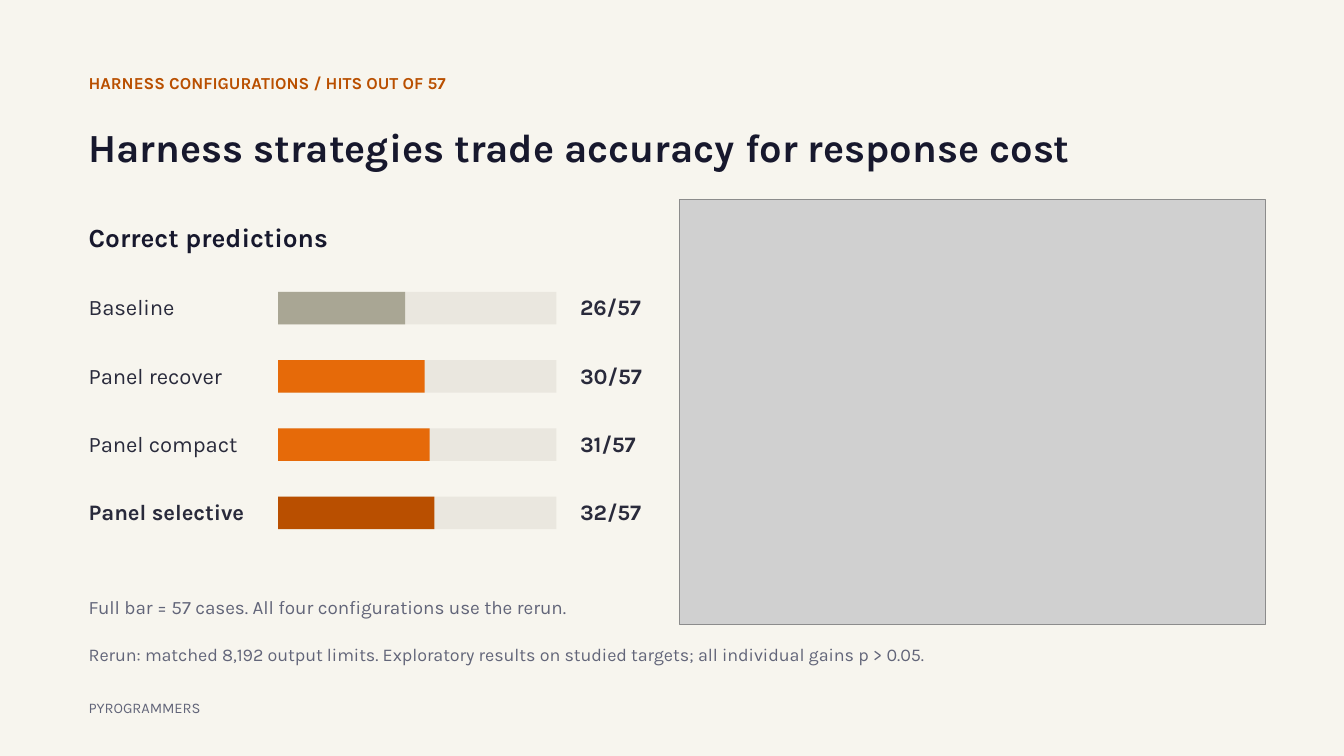
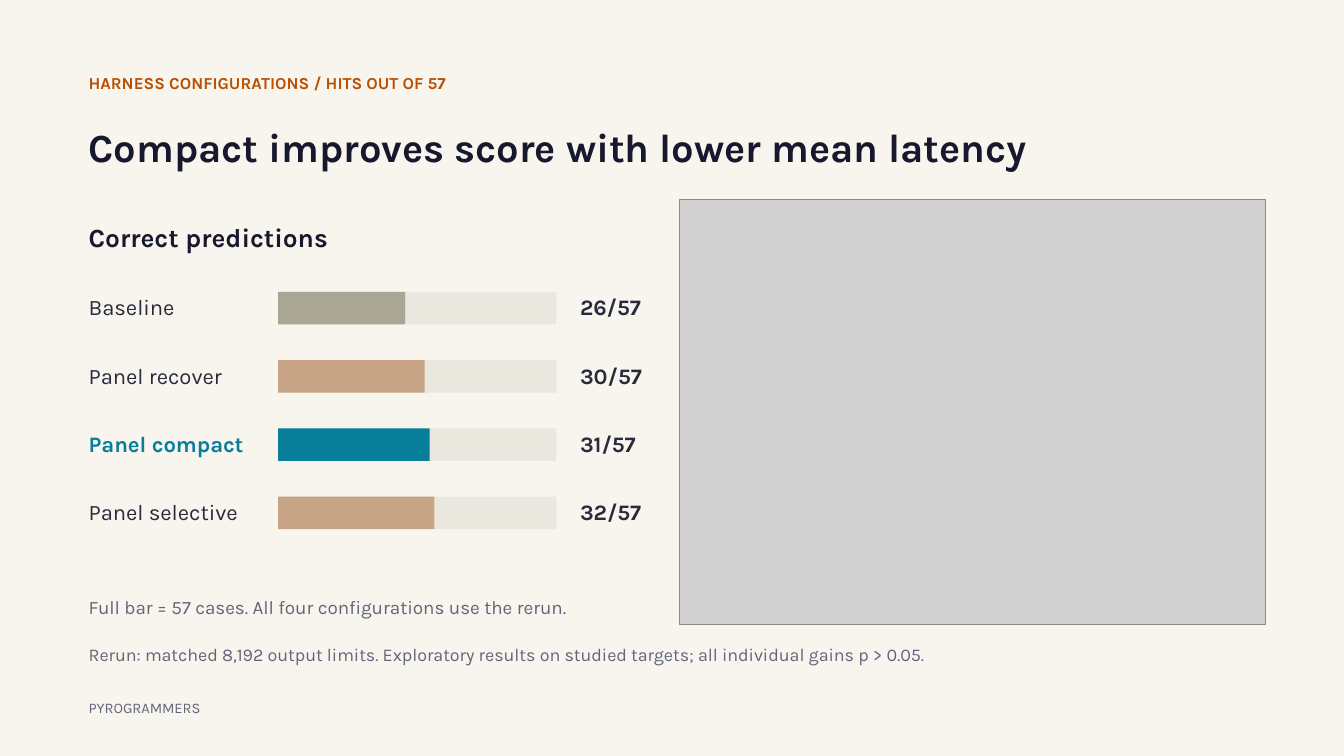
Before and after one commit to harrif23/pyrogrammers, a slide deck: slide 5 of docs/pyrogrammers-presentation.pptx. Drawn at 1344x756 pixels with LibreOffice and Linux fonts; fonts in the diff are those of the drawing; grey boxes stand for pictures. Boxes give left, top, right and bottom in pixels: in the first picture for what was removed or moved away, otherwise in the second. Text is boxed around its words. In the diff, an @@ line names an element or a change of style, - is before the commit and + after.

Commit message:
docs: highlight compact results and simplify closing slide

```diff
--- a/docs/pyrogrammers-presentation.pptx
+++ b/docs/pyrogrammers-presentation.pptx
@@ text at (x1=89, y1=133, x2=1026, y2=172): text changed @@
-Harness strategies trade accuracy for response cost
+Compact improves score with lower mean latency
@@ rectangle at (x1=278, y1=360, x2=424, y2=392): fill #E66A09 to #C8A487 @@
@@ text "Panel compact" at (x1=89, y1=436, x2=244, y2=458): text colour #292A3B to #087E9B, bold on @@
@@ rectangle at (x1=278, y1=429, x2=430, y2=461): fill #E66A09 to #087E9B @@
@@ text "Panel selective" at (x1=89, y1=505, x2=238, y2=521): bold off @@
@@ rectangle at (x1=278, y1=497, x2=435, y2=529): fill #B94F00 to #C8A487 @@
```
Also in this commit, not shown: 5 other slides changed.
